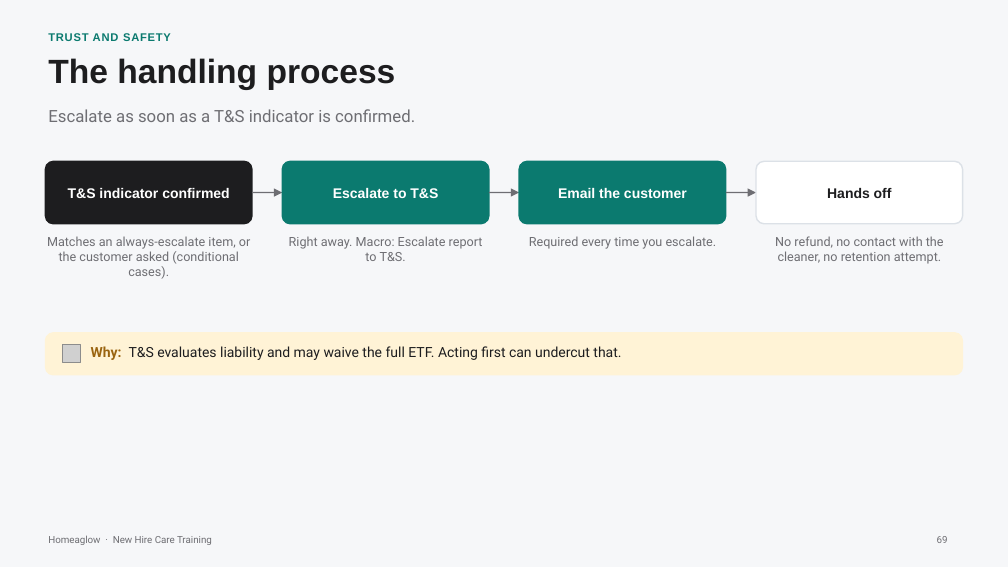
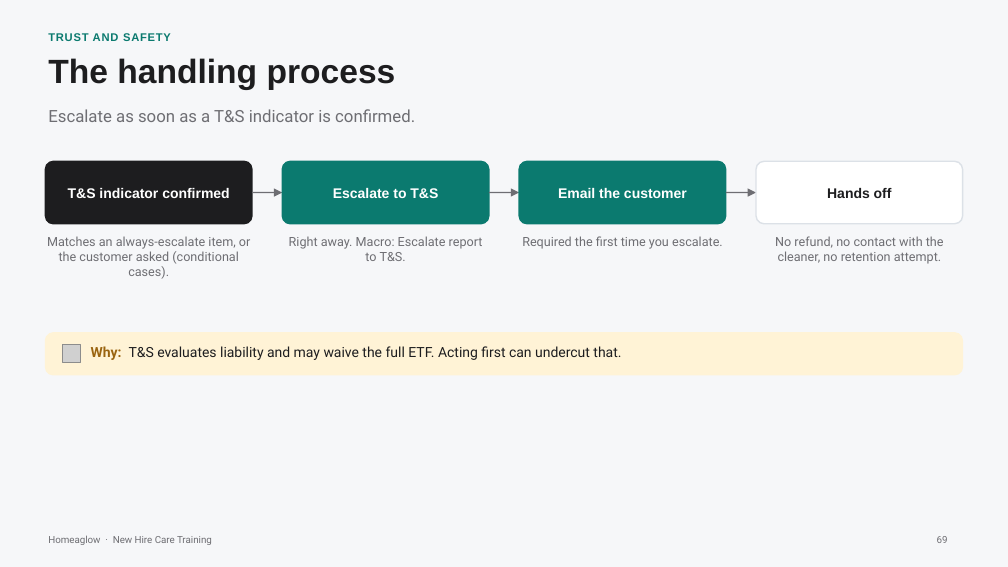
Before and after one commit to anjulimichelle/training, a slide deck: slide 69 of billing-disputes/billing-disputes-cash-payments.pptx. Drawn at 1008x567 pixels with LibreOffice and Linux fonts; fonts in the diff are those of the drawing; grey boxes stand for pictures. Boxes give left, top, right and bottom in pixels: in the first picture for what was removed or moved away, otherwise in the second. Text is boxed around its words. In the diff, an @@ line names an element or a change of style, - is before the commit and + after.

```diff
--- a/billing-disputes/billing-disputes-cash-payments.pptx
+++ b/billing-disputes/billing-disputes-cash-payments.pptx
@@ text at [522, 236, 723, 249]: text changed @@
-Required every time you escalate.
+Required the first time you escalate.
```
Also in this commit, not shown: 2 other slides changed, 2 other files.
